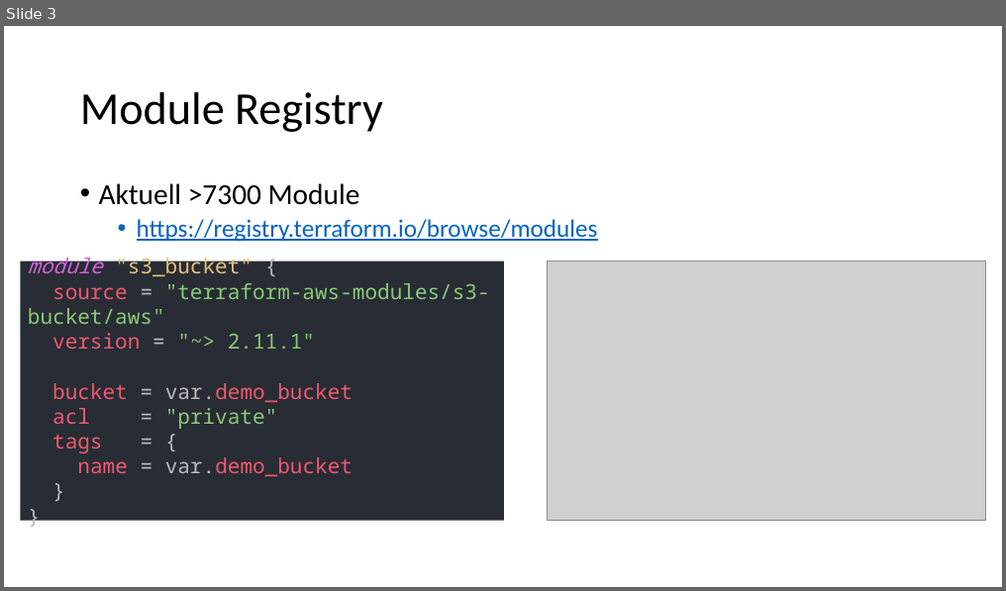
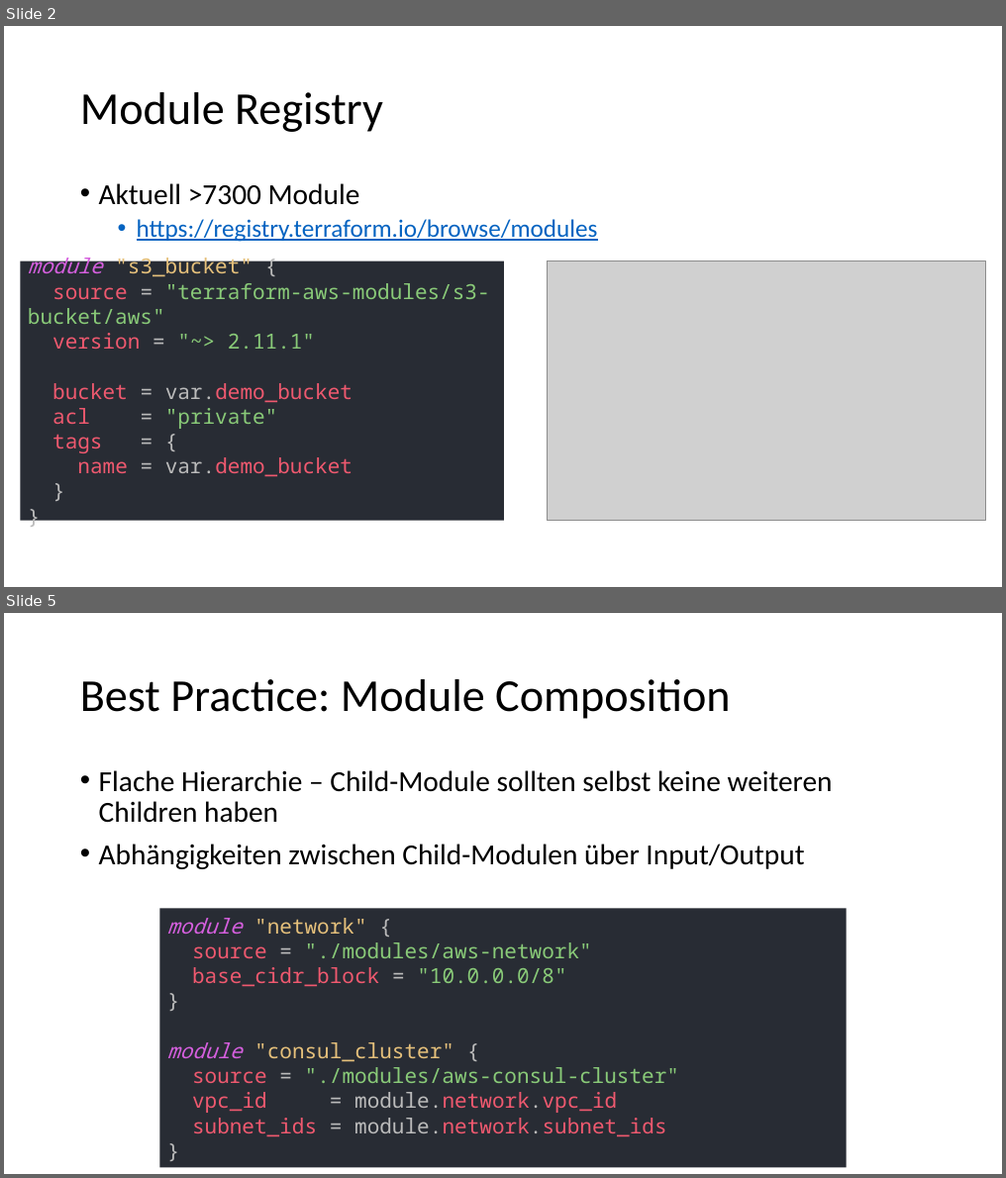
Before and after one commit to djakielski/terraform-schulung, a slide deck: Modul_08_Modules/Modules.pptx. Shown one above the other, each under a label of ours: slide 3 before the commit, slides 2 and 5 after it; the slides between them are not shown. The pictures are 1006x591 and 1006x1178 pixels, drawn with LibreOffice and Linux fonts; fonts in the diff are those of the drawing; grey boxes stand for pictures. Boxes give left, top, right and bottom in pixels: in the first picture for what was removed or moved away, otherwise in the second. Text is boxed around its words. In the diff, an @@ line names an element or a change of style, - is before the commit and + after.

Commit message:
Add Presentation for modul08 Modules

```diff
--- a/Modul_08_Modules/Modules.pptx
+++ b/Modul_08_Modules/Modules.pptx
@@ slide 5 added at [4, 613, 1002, 1174], background #FFFFFF @@
@@ title added at [80, 679, 730, 719], 44 pt, text #000000 @@
+Best Practice: Module Composition
@@ text added at [99, 770, 833, 869], 28 pt, text #000000 @@
+• Flache Hierarchie – Child-Module sollten selbst keine weiteren Children haben
+• Abhängigkeiten zwischen Child-Modulen über Input/Output
@@ rectangle added at [159, 909, 846, 1168], fill #282C34, 20 pt, text #EF596F @@
+module "network" {
+source = "./modules/aws-network"
+base_cidr_block = "10.0.0.0/8"
+}
+module "consul_cluster" {
+source = "./modules/aws-consul-cluster"
+vpc_id = module.network.vpc_id
+subnet_ids = module.network.subnet_ids
+}
@@ what was slide 3 is now slide 2 @@
```
Also in this commit, not shown: 1 slide changed, 2 other slides added.
